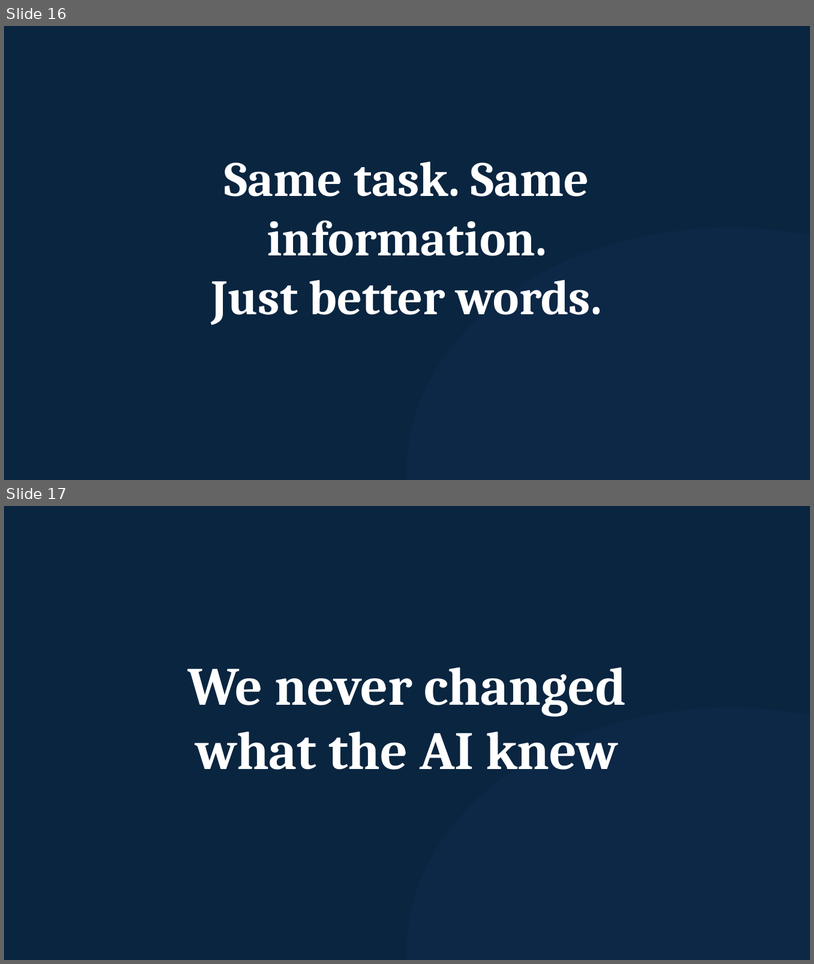
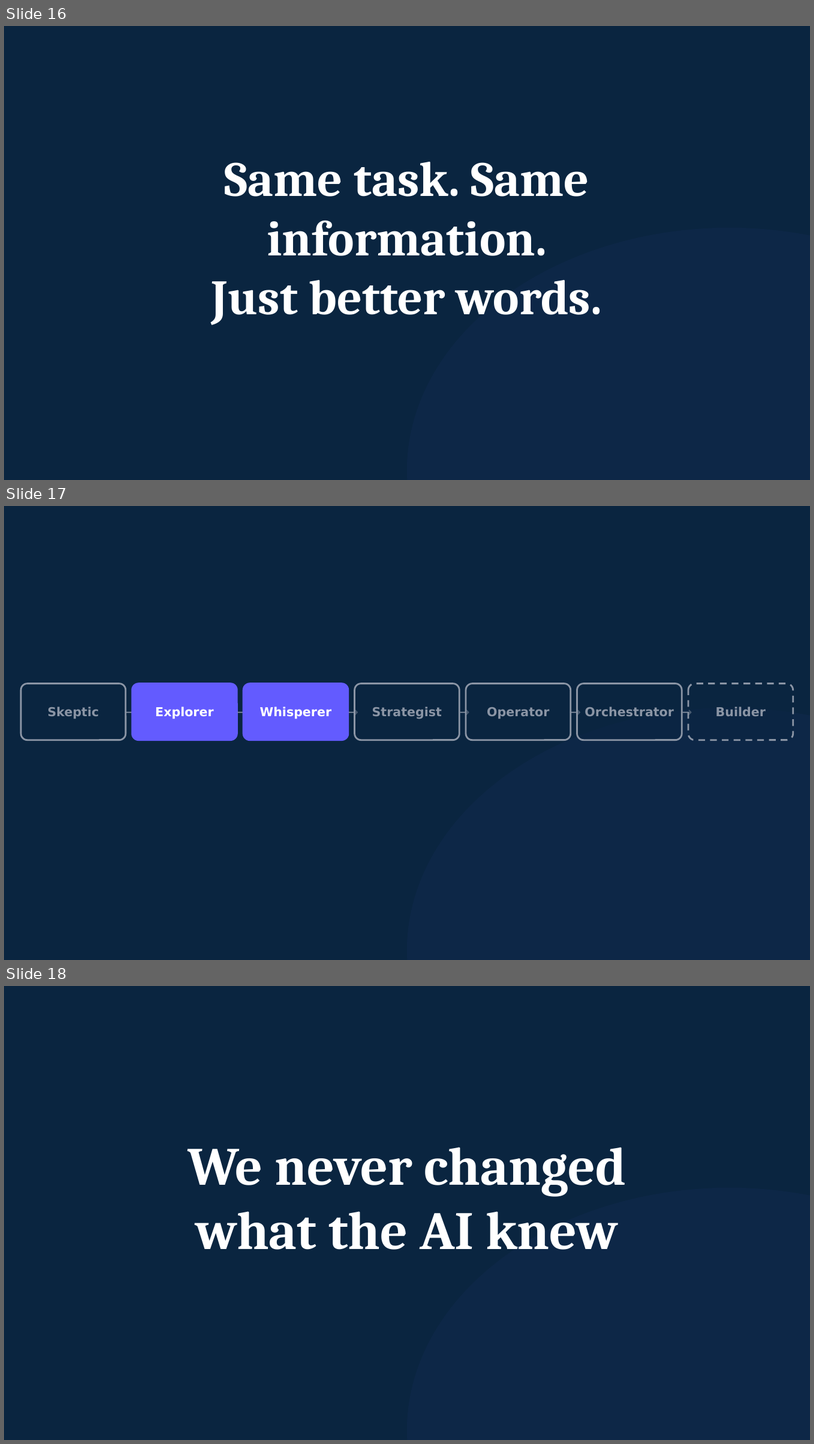
Before and after one commit to michaelengland/ai-best-practices, a slide deck: decks/workshop-1-strategist/workshop-1-strategist.pptx. Shown one above the other, each under a label of ours: slides 16 and 17 before the commit, slides 16, 17 and 18 after it. The pictures are 814x964 and 814x1444 pixels, drawn with LibreOffice and Linux fonts; fonts in the diff are those of the drawing. Boxes give left, top, right and bottom in pixels: in the first picture for what was removed or moved away, otherwise in the second. Text is boxed around its words. In the diff, an @@ line names an element or a change of style, - is before the commit and + after.

```diff
--- a/decks/workshop-1-strategist/workshop-1-strategist.pptx
+++ b/decks/workshop-1-strategist/workshop-1-strategist.pptx
@@ slide 17 added at box(4, 506, 810, 960), background #0A2540 @@
@@ rounded rectangle added at box(21, 684, 126, 740), fill #0A2540 at 50% opacity, outline #8B95A5 1.5 pt @@
@@ text added at box(126, 684, 132, 740), 11 pt, text #8B95A5 @@
+→
@@ rounded rectangle added at box(132, 684, 237, 740), fill #635BFF, outline #635BFF 1.5 pt @@
@@ text added at box(237, 684, 243, 740), 11 pt, text #8B95A5 @@
+→
@@ rounded rectangle added at box(243, 684, 348, 740), fill #635BFF, outline #635BFF 1.5 pt @@
@@ text added at box(348, 684, 355, 740), 11 pt, text #8B95A5 @@
+→
@@ rounded rectangle added at box(355, 684, 459, 740), fill #0A2540 at 50% opacity, outline #8B95A5 1.5 pt @@
@@ text added at box(459, 684, 466, 740), 11 pt, text #8B95A5 @@
+→
@@ rounded rectangle added at box(466, 684, 571, 740), fill #0A2540 at 50% opacity, outline #8B95A5 1.5 pt @@
@@ text added at box(571, 684, 578, 740), 11 pt, text #8B95A5 @@
+→
@@ rounded rectangle added at box(578, 684, 682, 740), fill #0A2540 at 50% opacity, outline #8B95A5 1.5 pt @@
@@ text added at box(682, 684, 689, 740), 11 pt, text #8B95A5 @@
+→
@@ rounded rectangle added at box(689, 684, 794, 740), fill #0A2540 at 50% opacity, outline #8B95A5 1.5 pt dashed @@
@@ text added at box(48, 706, 99, 718), 11 pt, text #8B95A5, bold @@
+Skeptic
@@ text added at box(155, 706, 213, 719), 11 pt, text #FFFFFF, bold @@
+Explorer
@@ text added at box(260, 706, 332, 719), 11 pt, text #FFFFFF, bold @@
+Whisperer
@@ text added at box(372, 706, 442, 719), 11 pt, text #8B95A5, bold @@
+Strategist
@@ ellipse added at box(407, 708, 810, 960), fill #635BFF at 4% opacity @@
@@ text added at box(487, 707, 549, 718), 11 pt, text #8B95A5, bold @@
+Operator
@@ text added at box(585, 706, 674, 716), 11 pt, text #8B95A5, bold @@
+Orchestrator
@@ text added at box(716, 706, 766, 716), 11 pt, text #8B95A5, bold @@
+Builder
@@ what was slide 17 is now slide 18 @@
```
Also in this commit, not shown: 2 slides changed, 5 other files.
